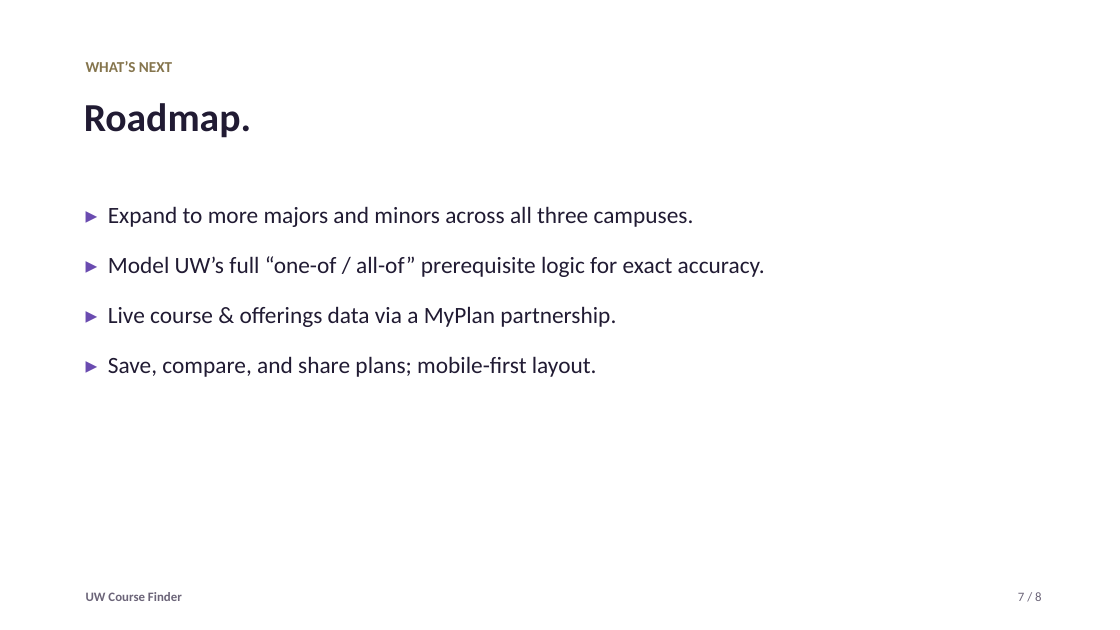
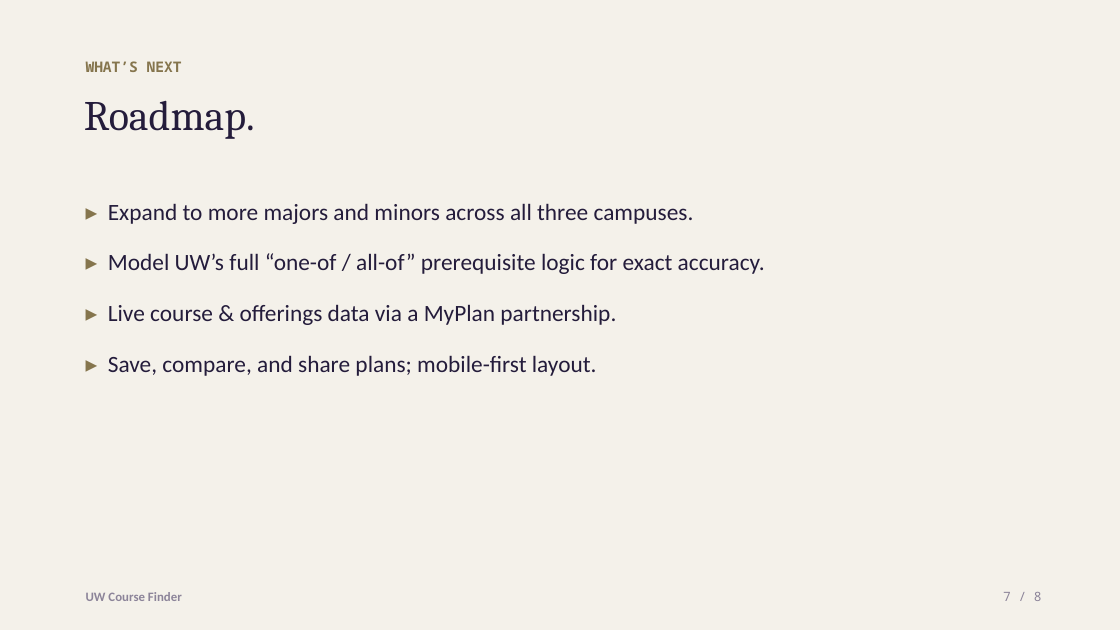
Before and after one commit to SVOG23/UWCourseFinder, a slide deck: slide 7 of slides/UW-Course-Finder.pptx. Drawn at 1120x630 pixels with LibreOffice and Linux fonts; fonts in the diff are those of the drawing. Boxes give left, top, right and bottom in pixels: in the first picture for what was removed or moved away, otherwise in the second. Text is boxed around its words. In the diff, an @@ line names an element or a change of style, - is before the commit and + after.

```diff
--- a/slides/UW-Course-Finder.pptx
+++ b/slides/UW-Course-Finder.pptx
@@ rectangle added at [0,0,1120,630], fill #F4F1EA @@
@@ text "WHAT’S NEXT" at [86,61,182,72]: size 13 to 12.5 pt, font Calibri to Noto Sans Mono @@
@@ text "Roadmap." at [84,101,255,139]: size 34 to 36 pt, font Calibri to Cambria, text colour #211B33 to #241C3B, bold off @@
@@ text "▸ Expand to more majors ..." at [108,203,765,376]: text colour #6A4BB0 to #85754D in "▸", "▸", "▸", "▸"; text colour #211B33 to #241C3B; line spacing 1.12 to 1.14 @@
@@ text "UW Course Finder" at [86,592,182,601]: text colour #6B6478 to #8C8499 @@
@@ text "7 / 8" at [1003,592,1042,601]: font Calibri to Noto Sans Mono, text colour #6B6478 to #8C8499 @@
```
Also in this commit, not shown: 7 other slides changed, 3 other files.
